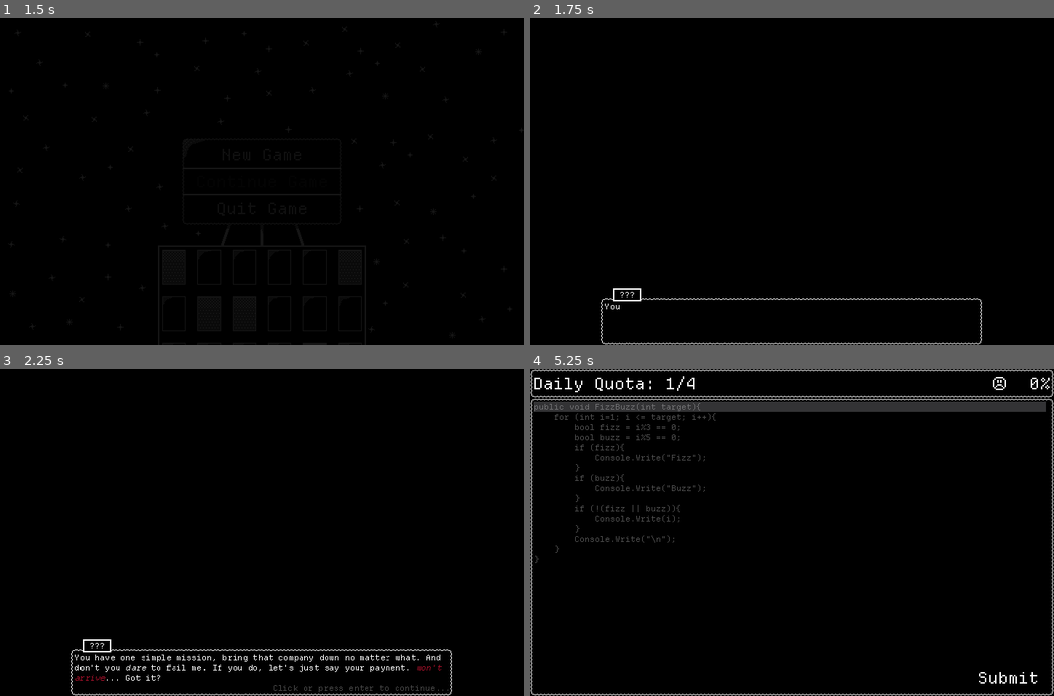
Above: before the commit, frames 1-4 (two rows, left to right).
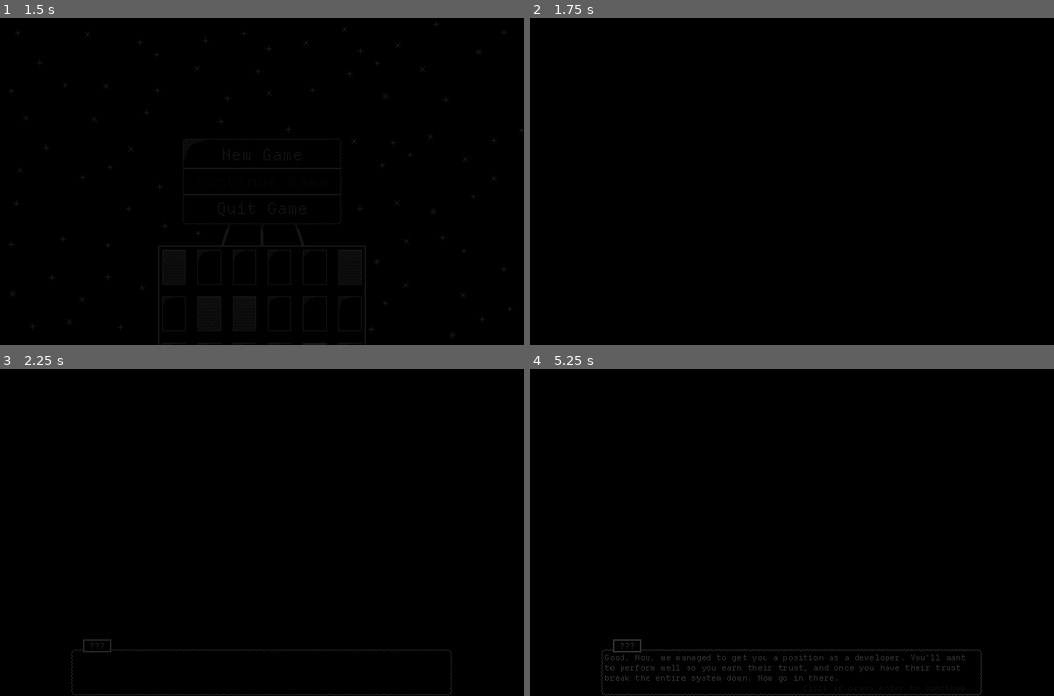
Above: after the commit, the same moments.

Repository: GemDust0/TooBigToFail
Game: Godot game, scene res://Scenes/TitleScreen.tscn
Two runs of this game, one before a commit and one after it. Both use one fixed random seed, a clock stepped at 60 frames per second and the inputs below.
Inputs (mouse positions are in pixels of both pictures, inside the frame that each line leads up to):
- Up to frame 1 (1.5 s): click "New Game" at 0.5 s; tap Enter (enter) at 1.25 s; move the mouse to (377, 165) at 1.27 s; hold Enter (enter) from 1.28 s (still down); click (377, 165) at 1.42 s
- Up to frame 2 (1.75 s): keep holding Enter (enter)
- Up to frame 3 (2.25 s): tap Space at 2 s; move the mouse to (157, 548) at 2.02 s; release Enter (enter) at 2.03 s; click (157, 548) at 2.1 s
- Up to frame 4 (5.25 s): tap Enter (enter) at 2.75, 4.25 s; move the mouse to (844, 460) at 2.77 s; hold Enter (enter) 2.78-3.53 s; click (844, 460) at 2.92 s; move the mouse to (765, 597) at 3.52 s; click (765, 597) at 3.6 s; move the mouse to (949, 581) at 4.27 s; hold Enter (enter) 4.28-5 s; click (949, 581) at 4.42 s; click (1006, 676) at 5 s, where only the run before the commit has a clickable "Submit"

Frame 1 is identical in both runs. In frame 2, 0.4% of the frame differs, in the area x 13-87%, y 82-100%; in frame 3, 1.1%; in frame 4, 6.4%, in the area x 0-100%, y 0-100%.

Commit message:
Cutscene changes

Diff:
--- a/Scenes/Cutscene.tscn
+++ b/Scenes/Cutscene.tscn
@@ -27,6 +27,5 @@
 grow_vertical = 0
 
 [node name="TransitionObject" parent="." unique_id=1894568809 instance=ExtResource("3_qcpka")]
-should_fade_in = false
 
 [connection signal="ended" from="Dialogue" to="." method="transition"]
--- a/Scripts/TransitionObject.gd
+++ b/Scripts/TransitionObject.gd
@@ -1,6 +1,7 @@
 class_name TransitionObject extends ColorRect
 
 @export var should_fade_in: bool = true
+@export var fade_in_delay: float = 0.5
 
 @onready var animation_player: AnimationPlayer = $Fade
 
@@ -20,6 +21,8 @@
 func fade_in() -> void:
 	get_tree().paused = true
 	mouse_filter = Control.MOUSE_FILTER_STOP
+	color.a = 1.0
+	await get_tree().create_timer(fade_in_delay).timeout
 	animation_player.play("fade_in")
 	await animation_player.animation_finished
 	get_tree().paused = false
